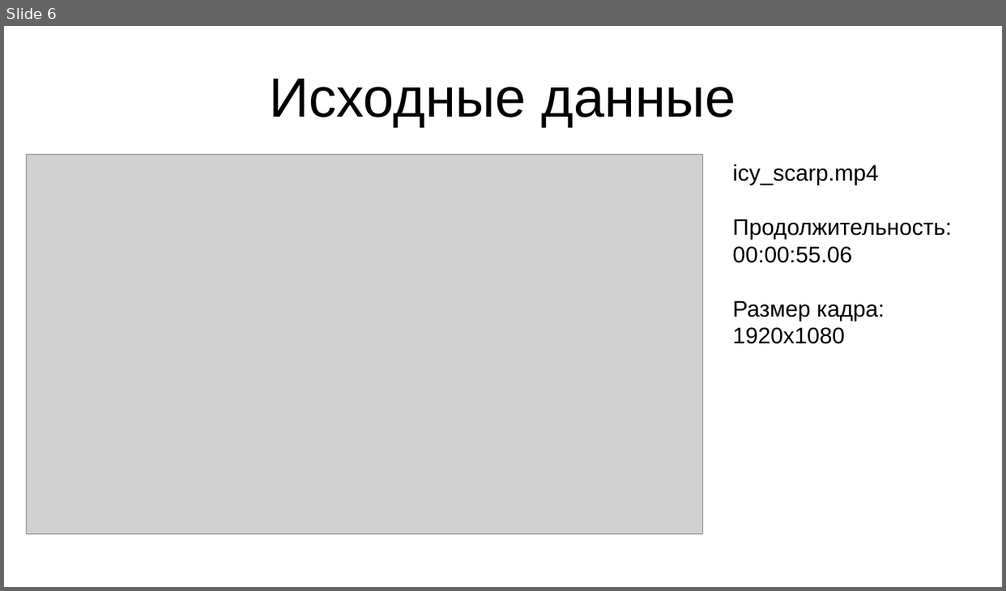
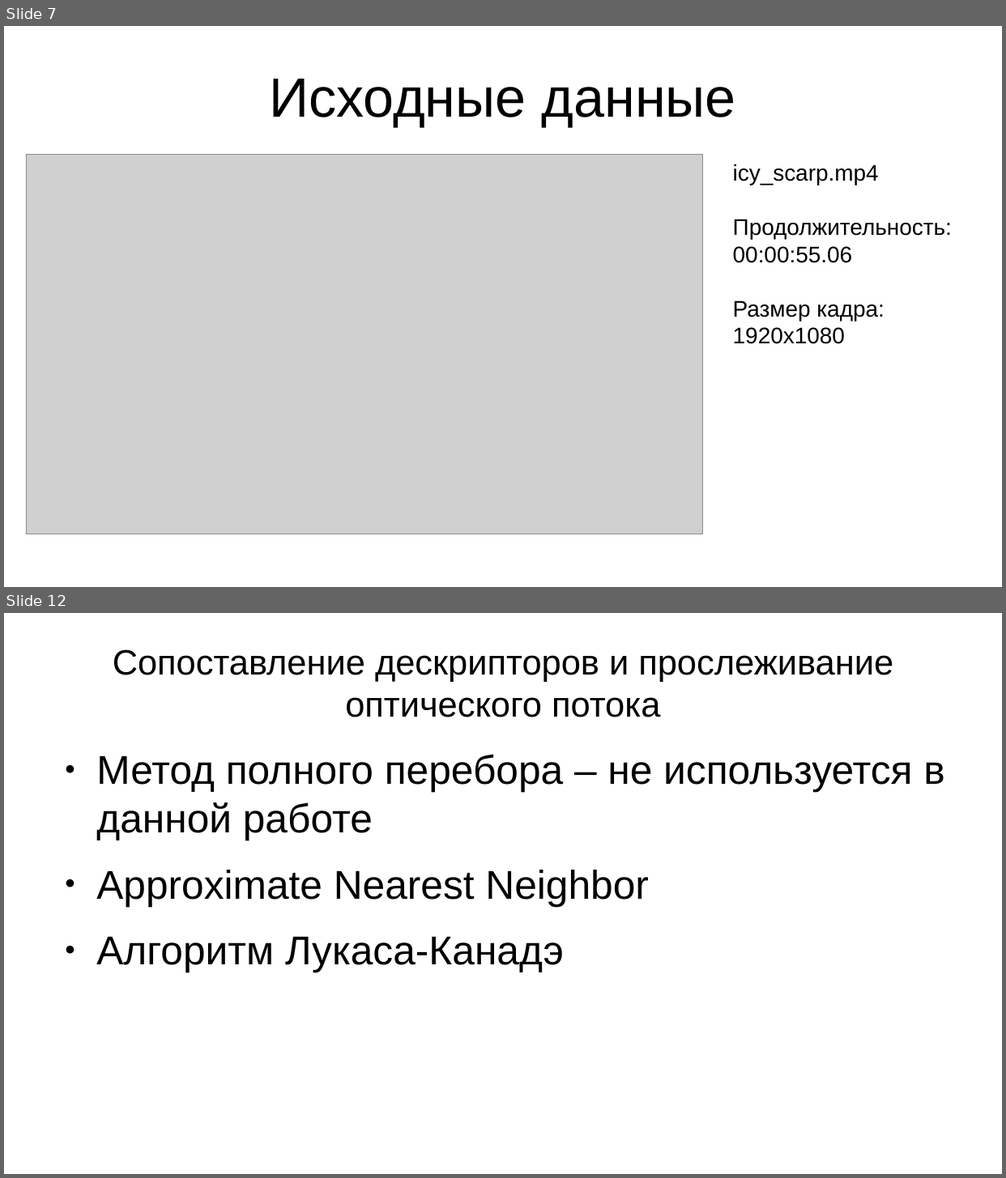
Before and after one commit to daniel-95/diploma, a slide deck: диплом/вкр.pptx. Shown one above the other, each under a label of ours: slide 6 before the commit, slides 7 and 12 after it; the slides between them are not shown. The pictures are 1006x591 and 1006x1178 pixels, drawn with LibreOffice and Linux fonts; fonts in the diff are those of the drawing; grey boxes stand for pictures. Boxes give left, top, right and bottom in pixels: in the first picture for what was removed or moved away, otherwise in the second. Text is boxed around its words. In the diff, an @@ line names an element or a change of style, - is before the commit and + after.

```diff
--- a/диплом/вкр.pptx
+++ b/диплом/вкр.pptx
@@ slide 12 added at bbox=[4, 613, 1002, 1174], background #FFFFFF @@
@@ text added at bbox=[113, 649, 893, 717], 28 pt, text #000000 @@
+Сопоставление дескрипторов и прослеживание оптического потока
@@ text added at bbox=[96, 754, 944, 973], 32 pt, text #000000 @@
+● Метод полного перебора – не используется в данной работе
+● Approximate Nearest Neighbor
+● Алгоритм Лукаса-Канадэ
@@ what was slide 6 is now slide 7 @@
```
Also in this commit, not shown: 4 slides changed, 12 other slides added, 2 slides removed, 1 other file.
